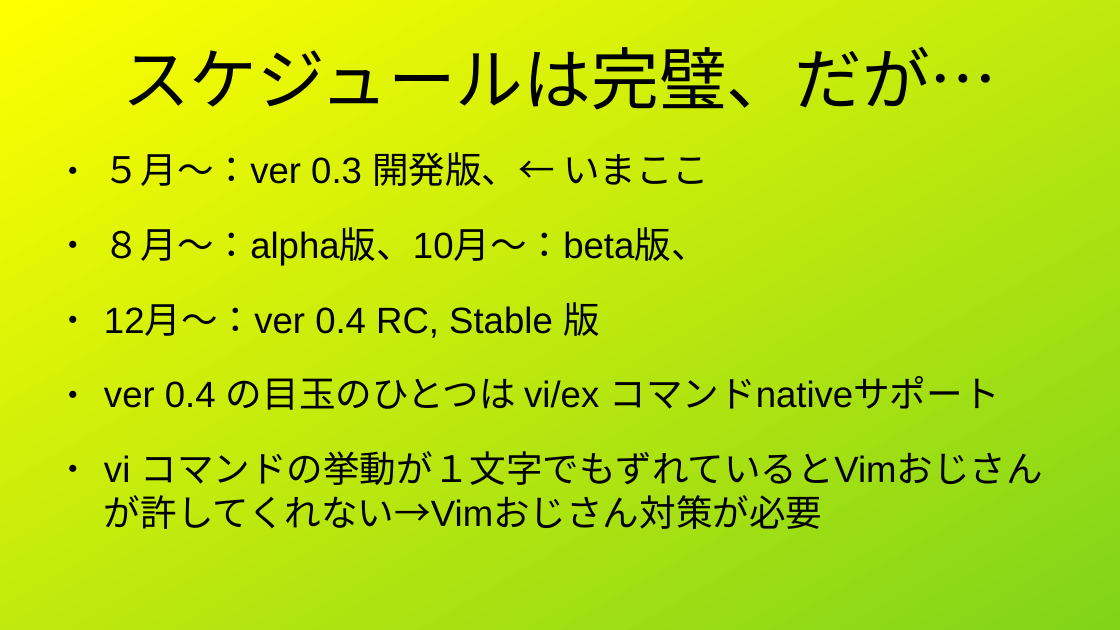
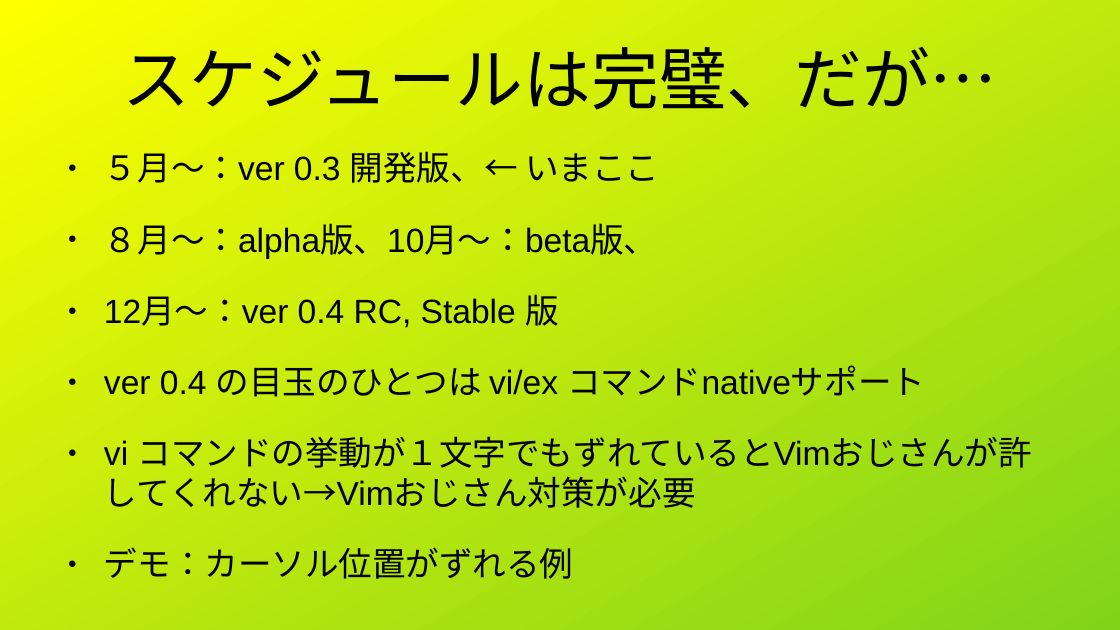
Before and after one commit to shigmas/viMarkdown, a slide deck: slide 4 of tech/ja/LT20260708/自動テスト.odp. Drawn at 1120x630 pixels with LibreOffice and Linux fonts; fonts in the diff are those of the drawing. Boxes give left, top, right and bottom in pixels: in the first picture for what was removed or moved away, otherwise in the second. Text is boxed around its words. In the diff, an @@ line names an element or a change of style, - is before the commit and + after.

```diff
--- a/tech/ja/LT20260708/自動テスト.odp
+++ b/tech/ja/LT20260708/自動テスト.odp
@@ text at (104, 151, 1032, 508): size 25.9 to 23.8 pt @@
@@ text at (104, 547, 574, 579): paragraph added @@
+● デモ：カーソル位置がずれる例
```
Also in this commit, not shown: 7 other slides changed, 7 other files.
